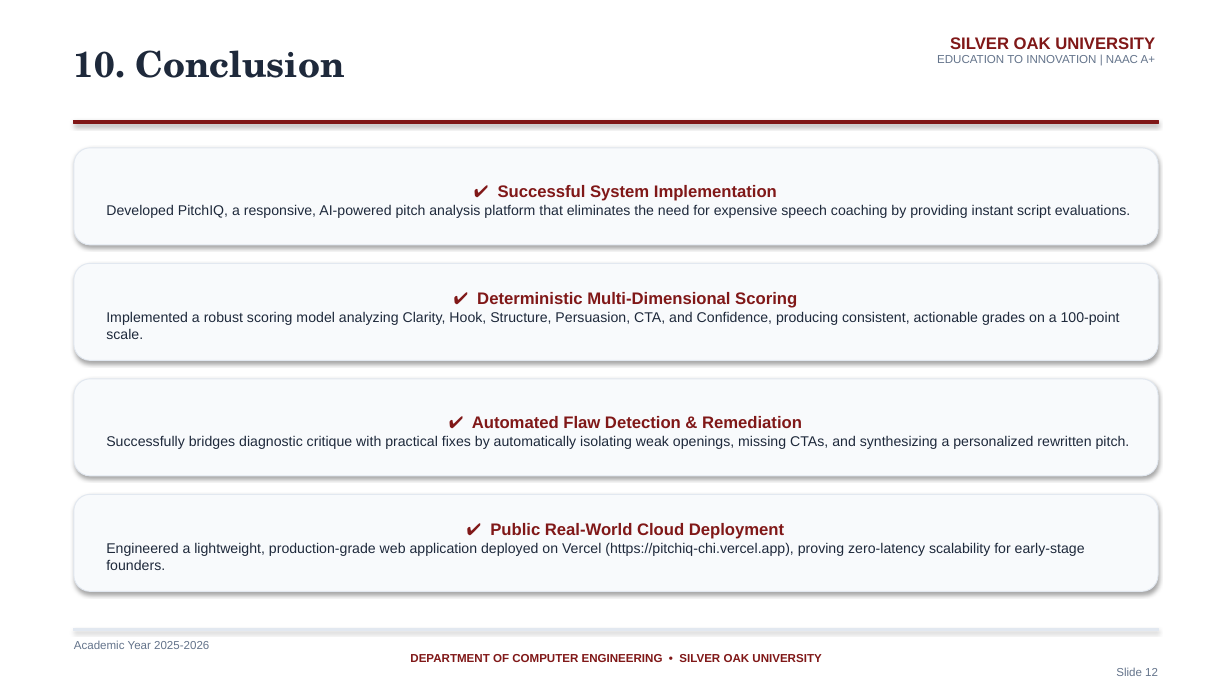
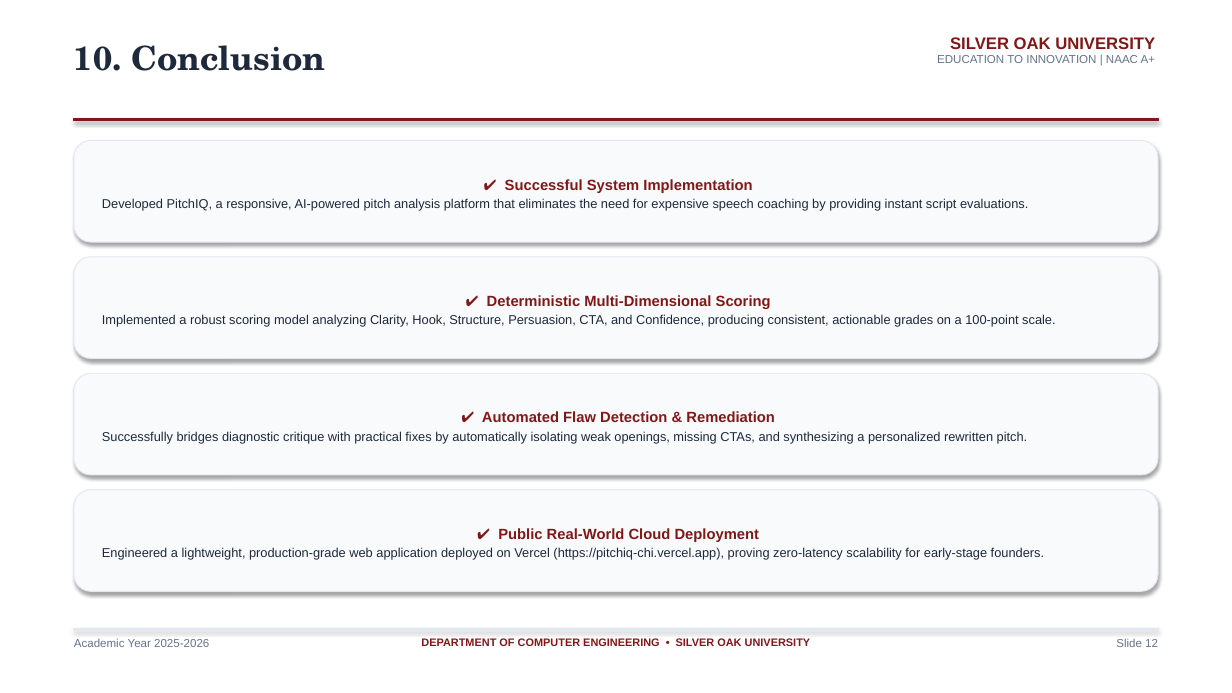
Before and after one commit to PARTHBAVALIYA/pitchiq, a slide deck: slide 12 of PitchIQ_SilverOak_Presentation.pptx. Drawn at 1232x693 pixels with LibreOffice and Linux fonts; fonts in the diff are those of the drawing. Boxes give left, top, right and bottom in pixels: in the first picture for what was removed or moved away, otherwise in the second. Text is boxed around its words. In the diff, an @@ line names an element or a change of style, - is before the commit and + after.

Commit message:
Fix slide formatting, card padding, and box boundaries in PPT

```diff
--- a/PitchIQ_SilverOak_Presentation.pptx
+++ b/PitchIQ_SilverOak_Presentation.pptx
@@ text "10. Conclusion" at (74,45,326,71): size 28 to 26 pt @@
@@ rounded rectangle "✔ Successful System Implementation": place and size @@
-rounded rectangle "✔ Successful System Implementation" at (74,148,1158,245)
+rounded rectangle "✔ Successful System Implementation" at (74,140,1158,242)
@@ rounded rectangle "✔ Successful System Implementation" at (74,140,1158,242): size 13 to 11.5 pt in "✔ Successful System Implementation"; size 11 to 10 pt in "Developed PitchIQ, a responsive, AI-powered pitch analysis ..."; more space between paragraphs @@
@@ rounded rectangle "✔ Deterministic Multi-Dimensional Scoring": place and size @@
-rounded rectangle "✔ Deterministic Multi-Dimensional Scoring" at (74,263,1158,360)
+rounded rectangle "✔ Deterministic Multi-Dimensional Scoring" at (74,257,1158,359)
@@ rounded rectangle "✔ Deterministic Multi-Dimensional Scoring" at (74,257,1158,359): size 13 to 11.5 pt in "✔ Deterministic Multi-Dimensional Scoring"; size 11 to 10 pt in "Implemented a robust scoring model analyzing Clarity, ..."; more space between paragraphs @@
@@ rounded rectangle "✔ Automated Flaw Detection & ...": place and size @@
-rounded rectangle "✔ Automated Flaw Detection & ..." at (74,379,1158,476)
+rounded rectangle "✔ Automated Flaw Detection & ..." at (74,373,1158,475)
@@ rounded rectangle "✔ Automated Flaw Detection & ..." at (74,373,1158,475): size 13 to 11.5 pt in "✔ Automated Flaw Detection & Remediation"; size 11 to 10 pt in "Successfully bridges diagnostic critique with practical fixe ..."; more space between paragraphs @@
@@ rounded rectangle "✔ Public Real-World Cloud Deployment": place and size @@
-rounded rectangle "✔ Public Real-World Cloud Deployment" at (74,494,1158,592)
+rounded rectangle "✔ Public Real-World Cloud Deployment" at (74,490,1158,592)
@@ rounded rectangle "✔ Public Real-World Cloud Deployment" at (74,490,1158,592): size 13 to 11.5 pt in "✔ Public Real-World Cloud Deployment"; size 11 to 10 pt in "Engineered a lightweight, production-grade web application d ..."; more space between paragraphs @@
@@ text at (410,654,1158,676): paragraphs removed @@
-DEPARTMENT OF COMPUTER ENGINEERING • SILVER OAK UNIVERSITY
-Slide 12
@@ text added at (421,638,811,649), 8.5 pt, text #801818, bold @@
+DEPARTMENT OF COMPUTER ENGINEERING • SILVER OAK UNIVERSITY
@@ text added at (1116,638,1158,647), 9 pt, text #64748B @@
+Slide 12
```
Also in this commit, not shown: 13 other slides changed.
